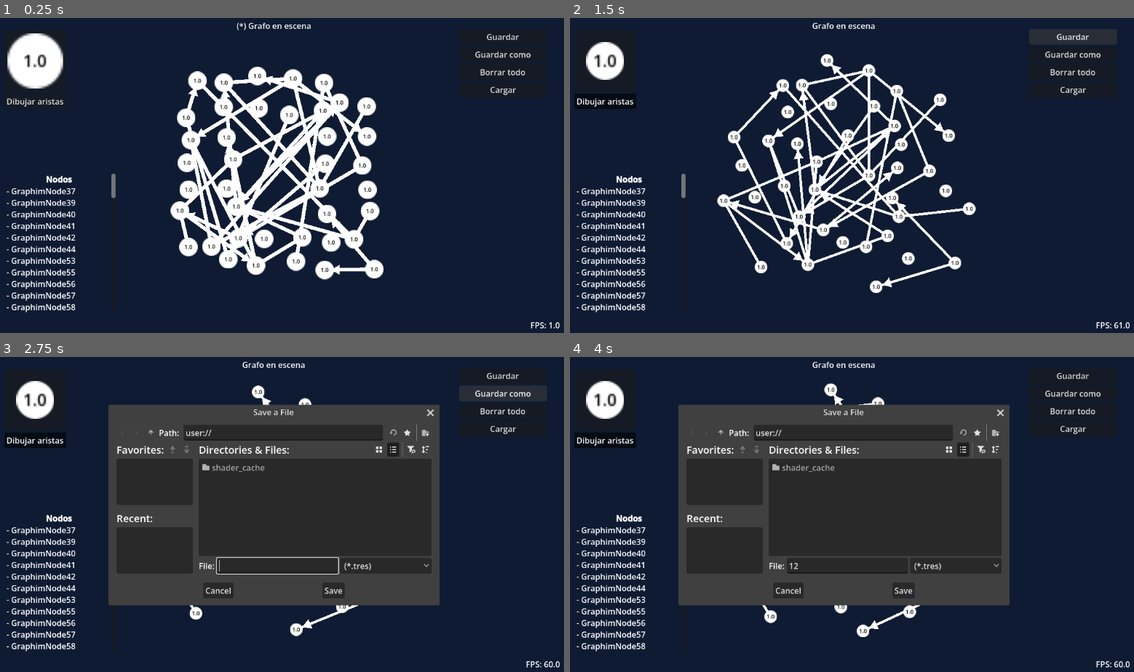
Above: before the commit, frames 1-4 (two rows, left to right).
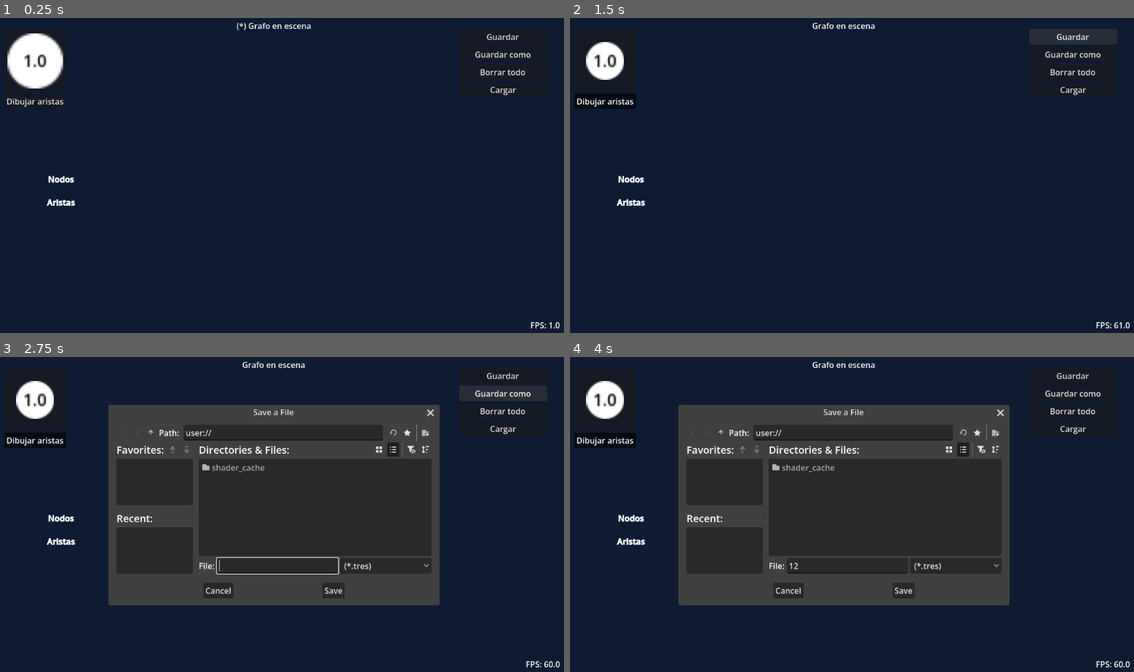
Above: after the commit, the same moments.

Repository: Andresit1524/graphim
Game: Godot game, scene res://assets/world/world.tscn
Two runs of this game, one before a commit and one after it. Both use one fixed random seed, a clock stepped at 60 frames per second and the inputs below.
Inputs (mouse positions are in pixels of both pictures, inside the frame that each line leads up to):
- Up to frame 1 (0.25 s): no input
- Up to frame 2 (1.5 s): click "Dibujar aristas" at 0.5 s; click "Guardar" at 1.25 s
- Up to frame 3 (2.75 s): click "Guardar como" at 2 s
- Up to frame 4 (4 s): click (846, 564) at 2.77 s; type "12" at 2.85 s; click (722, 432) at 3.5 s

The runs differ from the first frame. In frame 1, 13% of the frame differs, in the area x 1-68%, y 15-94%; in frame 2, 9.4%; in frame 3, 2.1%; in frame 4, 2.2%.

Commit message:
SImplificaciones

Diff:
--- a/assets/world/world.tscn
+++ b/assets/world/world.tscn
@@ -160,236 +160,8 @@
 [node name="Edges" type="Node2D" parent="." unique_id=2056861580]
 unique_name_in_owner = true
 
-[node name="GraphimEdge" parent="Edges" unique_id=379864618 instance=ExtResource("5_f47bs")]
-position = Vector2(-309, -32)
-
-[node name="GraphimEdge2" parent="Edges" unique_id=1783574669 instance=ExtResource("5_f47bs")]
-position = Vector2(-309, -32)
-
-[node name="GraphimEdge3" parent="Edges" unique_id=841817242 instance=ExtResource("5_f47bs")]
-position = Vector2(-309, -32)
-
-[node name="GraphimEdge4" parent="Edges" unique_id=1865350230 instance=ExtResource("5_f47bs")]
-position = Vector2(-309, -32)
-
-[node name="GraphimEdge5" parent="Edges" unique_id=2002050473 instance=ExtResource("5_f47bs")]
-position = Vector2(-309, -32)
-
-[node name="GraphimEdge6" parent="Edges" unique_id=1526930989 instance=ExtResource("5_f47bs")]
-position = Vector2(-309, -32)
-
-[node name="GraphimEdge7" parent="Edges" unique_id=1440350747 instance=ExtResource("5_f47bs")]
-position = Vector2(-309, -32)
-
-[node name="GraphimEdge8" parent="Edges" unique_id=1741440434 instance=ExtResource("5_f47bs")]
-position = Vector2(-309, -32)
-
-[node name="GraphimEdge9" parent="Edges" unique_id=470336317 instance=ExtResource("5_f47bs")]
-position = Vector2(-309, -32)
-
-[node name="GraphimEdge10" parent="Edges" unique_id=1627727636 instance=ExtResource("5_f47bs")]
-position = Vector2(-309, -32)
-
-[node name="GraphimEdge11" parent="Edges" unique_id=1595468426 instance=ExtResource("5_f47bs")]
-position = Vector2(-309, -32)
-
-[node name="GraphimEdge12" parent="Edges" unique_id=873988148 instance=ExtResource("5_f47bs")]
-position = Vector2(-309, -32)
-
-[node name="GraphimEdge13" parent="Edges" unique_id=249243597 instance=ExtResource("5_f47bs")]
-position = Vector2(-309, -32)
-
-[node name="GraphimEdge14" parent="Edges" unique_id=1335423688 instance=ExtResource("5_f47bs")]
-position = Vector2(-309, -32)
-
-[node name="GraphimEdge15" parent="Edges" unique_id=1933648176 instance=ExtResource("5_f47bs")]
-position = Vector2(-309, -32)
-
-[node name="GraphimEdge16" parent="Edges" unique_id=1797726265 instance=ExtResource("5_f47bs")]
-position = Vector2(-309, -32)
-
-[node name="GraphimEdge17" parent="Edges" unique_id=1695744514 instance=ExtResource("5_f47bs")]
-position = Vector2(-309, -32)
-
-[node name="GraphimEdge18" parent="Edges" unique_id=1412014475 instance=ExtResource("5_f47bs")]
-position = Vector2(-309, -32)
-
-[node name="GraphimEdge19" parent="Edges" unique_id=1559344542 instance=ExtResource("5_f47bs")]
-position = Vector2(-309, -32)
-
-[node name="GraphimEdge20" parent="Edges" unique_id=1342966915 instance=ExtResource("5_f47bs")]
-position = Vector2(-309, -32)
-
-[node name="GraphimEdge21" parent="Edges" unique_id=877043580 instance=ExtResource("5_f47bs")]
-position = Vector2(-309, -32)
-
-[node name="GraphimEdge22" parent="Edges" unique_id=1635685414 instance=ExtResource("5_f47bs")]
-position = Vector2(-309, -32)
-
-[node name="GraphimEdge23" parent="Edges" unique_id=1697247341 instance=ExtResource("5_f47bs")]
-position = Vector2(-309, -32)
-
-[node name="GraphimEdge24" parent="Edges" unique_id=330312782 instance=ExtResource("5_f47bs")]
-position = Vector2(-309, -32)
-
-[node name="GraphimEdge25" parent="Edges" unique_id=673487437 instance=ExtResource("5_f47bs")]
-position = Vector2(-309, -32)
-
-[node name="GraphimEdge26" parent="Edges" unique_id=1675294188 instance=ExtResource("5_f47bs")]
-position = Vector2(-309, -32)
-
-[node name="GraphimEdge27" parent="Edges" unique_id=304596658 instance=ExtResource("5_f47bs")]
-position = Vector2(-309, -32)
-
-[node name="GraphimEdge28" parent="Edges" unique_id=1626000766 instance=ExtResource("5_f47bs")]
-position = Vector2(-309, -32)
-
-[node name="GraphimEdge29" parent="Edges" unique_id=2114737882 instance=ExtResource("5_f47bs")]
-position = Vector2(-309, -32)
-
-[node name="GraphimEdge30" parent="Edges" unique_id=247054113 instance=ExtResource("5_f47bs")]
-position = Vector2(-309, -32)
-
-[node name="GraphimEdge31" parent="Edges" unique_id=1120112581 instance=ExtResource("5_f47bs")]
-position = Vector2(-309, -32)
-
-[node name="GraphimEdge32" parent="Edges" unique_id=1811554235 instance=ExtResource("5_f47bs")]
-position = Vector2(-309, -32)
-
-[node name="GraphimEdge33" parent="Edges" unique_id=1925587967 instance=ExtResource("5_f47bs")]
-position = Vector2(-309, -32)
-
-[node name="GraphimEdge34" parent="Edges" unique_id=1768410810 instance=ExtResource("5_f47bs")]
-position = Vector2(-309, -32)
-
-[node name="GraphimEdge35" parent="Edges" unique_id=5476393 instance=ExtResource("5_f47bs")]
-position = Vector2(-309, -32)
-
-[node name="GraphimEdge36" parent="Edges" unique_id=601154631 instance=ExtResource("5_f47bs")]
-position = Vector2(-309, -32)
-
 [node name="Nodes" type="Node2D" parent="." unique_id=1159337228]
 unique_name_in_owner = true
-
-[node name="GraphimNode37" parent="Nodes" unique_id=2017895944 instance=ExtResource("3_hqvew")]
-position = Vector2(-170, -184)
-
-[node name="GraphimNode39" parent="Nodes" unique_id=526598564 instance=ExtResource("3_hqvew")]
-position = Vector2(-32, -184)
-
-[node name="GraphimNode40" parent="Nodes" unique_id=1829328197 instance=ExtResource("3_hqvew")]
-position = Vector2(-101, -184)
-
-[node name="GraphimNode41" parent="Nodes" unique_id=1000982954 instance=ExtResource("3_hqvew")]
-position = Vector2(105, -183)
-
-[node name="GraphimNode42" parent="Nodes" unique_id=1984027072 instance=ExtResource("3_hqvew")]
-position = Vector2(36, -183)
-
-[node name="GraphimNode44" parent="Nodes" unique_id=2051153933 instance=ExtResource("3_hqvew")]
-position = Vector2(174, -183)
-
-[node name="GraphimNode53" parent="Nodes" unique_id=1953690449 instance=ExtResource("3_hqvew")]
-position = Vector2(-169, -131)
-
-[node name="GraphimNode55" parent="Nodes" unique_id=835427327 instance=ExtResource("3_hqvew")]
-position = Vector2(-31, -131)
-
-[node name="GraphimNode56" parent="Nodes" unique_id=1002135534 instance=ExtResource("3_hqvew")]
-position = Vector2(-100, -131)
-
-[node name="GraphimNode57" parent="Nodes" unique_id=569629845 instance=ExtResource("3_hqvew")]
-position = Vector2(106, -130)
-
-[node name="GraphimNode58" parent="Nodes" unique_id=1898643526 instance=ExtResource("3_hqvew")]
-position = Vector2(37, -130)
-
-[node name="GraphimNode60" parent="Nodes" unique_id=939571425 instance=ExtResource("3_hqvew")]
-position = Vector2(175, -130)
-
-[node name="GraphimNode69" parent="Nodes" unique_id=110608801 instance=ExtResource("3_hqvew")]
-position = Vector2(-167, -74)
-
-[node name="GraphimNode72" parent="Nodes" unique_id=1607950830 instance=ExtResource("3_hqvew")]
-position = Vector2(-98, -74)
-
-[node name="GraphimNode73" parent="Nodes" unique_id=601824025 instance=ExtResource("3_hqvew")]
-position = Vector2(108, -73)
-
-[node name="GraphimNode76" parent="Nodes" unique_id=1220129285 instance=ExtResource("3_hqvew")]
-position = Vector2(177, -73)
-
-[node name="GraphimNode85" parent="Nodes" unique_id=1715347229 instance=ExtResource("3_hqvew")]
-position = Vector2(-166, -21)
-
-[node name="GraphimNode88" parent="Nodes" unique_id=307713697 instance=ExtResource("3_hqvew")]
-position = Vector2(-97, -21)
-
-[node name="GraphimNode89" parent="Nodes" unique_id=931784729 instance=ExtResource("3_hqvew")]
-position = Vector2(109, -20)
-
-[node name="GraphimNode92" parent="Nodes" unique_id=890912012 instance=ExtResource("3_hqvew")]
-position = Vector2(178, -20)
-
-[node name="GraphimNode101" parent="Nodes" unique_id=2031365899 instance=ExtResource("3_hqvew")]
-position = Vector2(-164, 36)
-
-[node name="GraphimNode104" parent="Nodes" unique_id=752813860 instance=ExtResource("3_hqvew")]
-position = Vector2(-95, 36)
-
-[node name="GraphimNode105" parent="Nodes" unique_id=1266865200 instance=ExtResource("3_hqvew")]
-position = Vector2(111, 37)
-
-[node name="GraphimNode108" parent="Nodes" unique_id=1676194100 instance=ExtResource("3_hqvew")]
-position = Vector2(180, 37)
-
-[node name="GraphimNode117" parent="Nodes" unique_id=56459865 instance=ExtResource("3_hqvew")]
-position = Vector2(-163, 89)
-
-[node name="GraphimNode120" parent="Nodes" unique_id=869076399 instance=ExtResource("3_hqvew")]
-position = Vector2(-94, 89)
-
-[node name="GraphimNode121" parent="Nodes" unique_id=122834332 instance=ExtResource("3_hqvew")]
-position = Vector2(112, 90)
-
-[node name="GraphimNode124" parent="Nodes" unique_id=1552866766 instance=ExtResource("3_hqvew")]
-position = Vector2(181, 90)
-
-[node name="GraphimNode133" parent="Nodes" unique_id=2083817939 instance=ExtResource("3_hqvew")]
-position = Vector2(-161, 137)
-
-[node name="GraphimNode135" parent="Nodes" unique_id=908988357 instance=ExtResource("3_hqvew")]
-position = Vector2(-23, 137)
-
-[node name="GraphimNode136" parent="Nodes" unique_id=1319661587 instance=ExtResource("3_hqvew")]
-position = Vector2(-92, 137)
-
-[node name="GraphimNode137" parent="Nodes" unique_id=975655298 instance=ExtResource("3_hqvew")]
-position = Vector2(114, 138)
-
-[node name="GraphimNode138" parent="Nodes" unique_id=1188474904 instance=ExtResource("3_hqvew")]
-position = Vector2(45, 138)
-
-[node name="GraphimNode140" parent="Nodes" unique_id=232926893 instance=ExtResource("3_hqvew")]
-position = Vector2(183, 138)
-
-[node name="GraphimNode149" parent="Nodes" unique_id=983483299 instance=ExtResource("3_hqvew")]
-position = Vector2(-162, 183)
-
-[node name="GraphimNode151" parent="Nodes" unique_id=717783259 instance=ExtResource("3_hqvew")]
-position = Vector2(-24, 183)
-
-[node name="GraphimNode152" parent="Nodes" unique_id=1253232529 instance=ExtResource("3_hqvew")]
-position = Vector2(-93, 183)
-
-[node name="GraphimNode153" parent="Nodes" unique_id=1296275199 instance=ExtResource("3_hqvew")]
-position = Vector2(113, 184)
-
-[node name="GraphimNode154" parent="Nodes" unique_id=1090482512 instance=ExtResource("3_hqvew")]
-position = Vector2(44, 184)
-
-[node name="GraphimNode156" parent="Nodes" unique_id=578939892 instance=ExtResource("3_hqvew")]
-position = Vector2(182, 184)
 
 [node name="Camera2D" type="Camera2D" parent="." unique_id=1279360004]
 
Not shown, changed: .docs/Changelog.md
